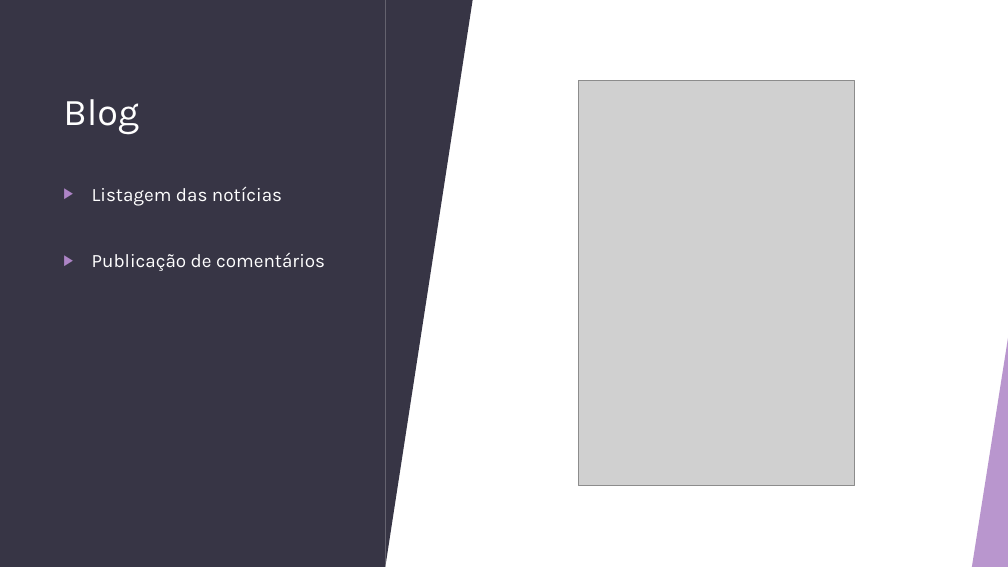
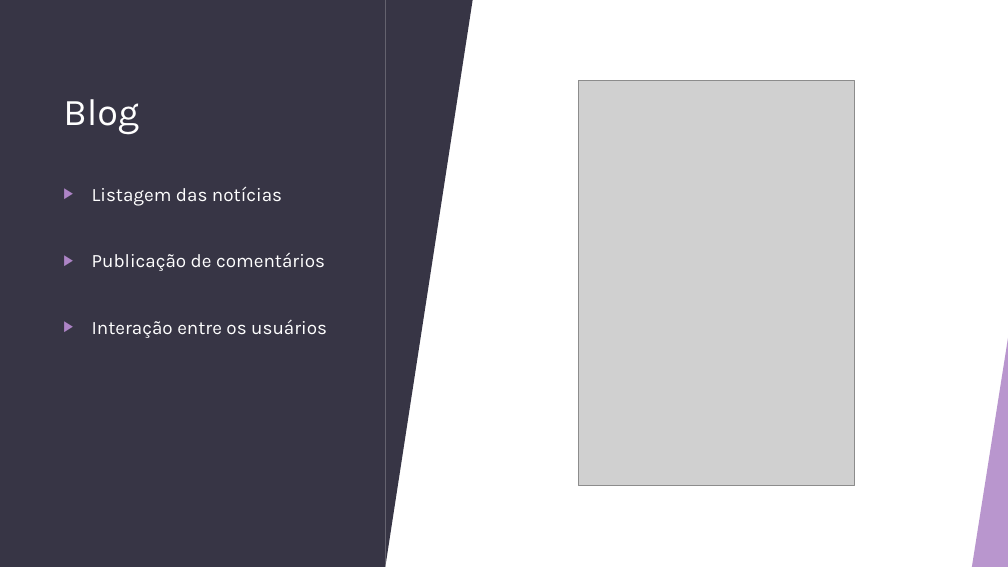
Before and after one commit to guilhermewerner/ti2, a slide deck: slide 16 of Documentation/Sprint-2.pptx (slide 13 before the commit). Drawn at 1008x567 pixels with LibreOffice and Linux fonts; fonts in the diff are those of the drawing; grey boxes stand for pictures. Boxes give left, top, right and bottom in pixels: in the first picture for what was removed or moved away, otherwise in the second. Text is boxed around its words. In the diff, an @@ line names an element or a change of style, - is before the commit and + after.

```diff
--- a/Documentation/Sprint-2.pptx
+++ b/Documentation/Sprint-2.pptx
@@ text at (x1=92, y1=320, x2=327, y2=338): paragraph added @@
+▶ Interação entre os usuários
```
Also in this commit, not shown: 7 other slides changed, 4 slides added, 1 slide removed, 8 other files.
